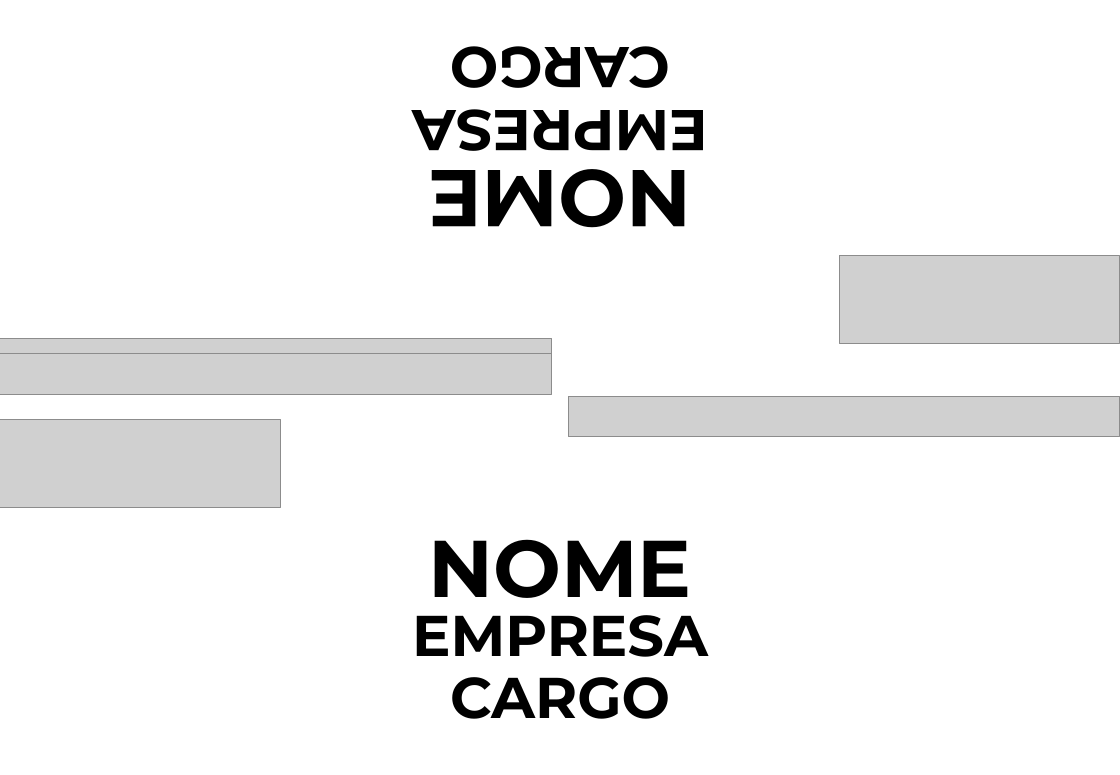
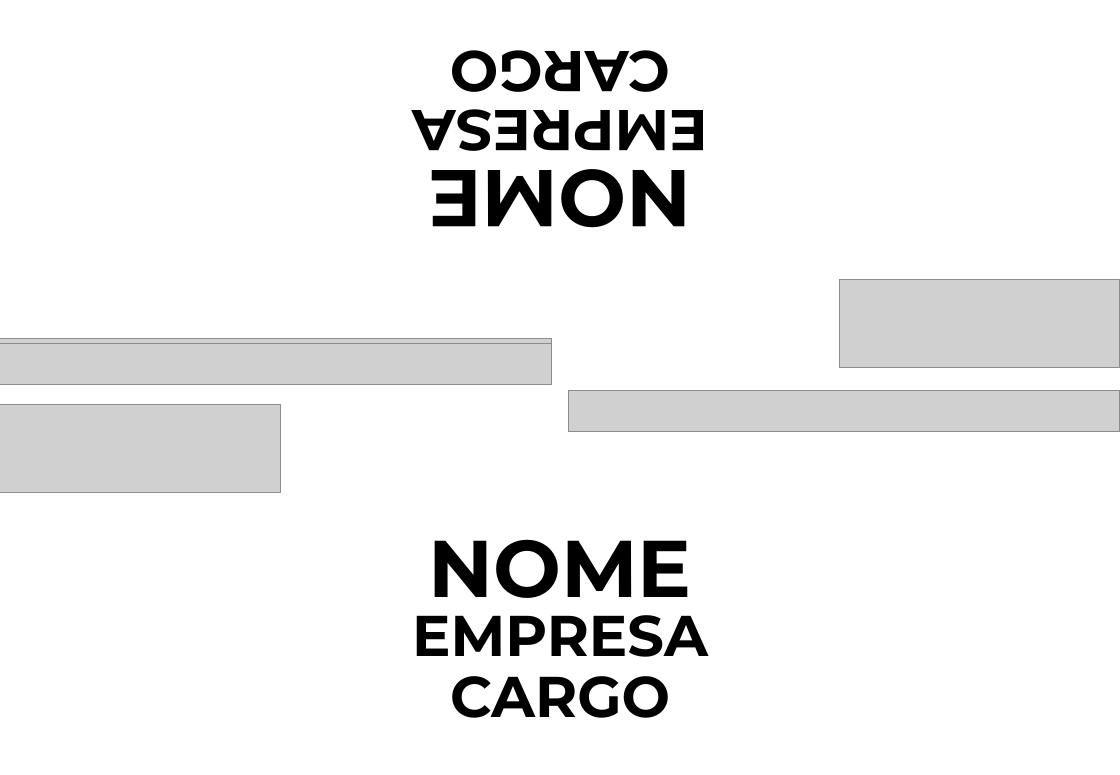
Before and after one commit to PavorZero/gerador-prismas, a slide deck: slide 1 of templates/30x10.5/cni.pptx. Drawn at 1120x775 pixels with LibreOffice and Linux fonts; fonts in the diff are those of the drawing; grey boxes stand for pictures. Boxes give left, top, right and bottom in pixels: in the first picture for what was removed or moved away, otherwise in the second. Text is boxed around its words. In the diff, an @@ line names an element or a change of style, - is before the commit and + after.

```diff
--- a/templates/30x10.5/cni.pptx
+++ b/templates/30x10.5/cni.pptx
@@ text "CARGO" rewrapped from (450, 46, 670, 88) to (450, 50, 670, 113) @@
@@ picture: place and size @@
-picture at (840, 255, 1120, 343)
+picture at (840, 279, 1120, 367)
@@ picture: place and size @@
-picture at (0, 354, 552, 394)
+picture at (0, 344, 552, 385)
@@ picture: place and size @@
-picture at (0, 420, 280, 508)
+picture at (0, 404, 280, 492)
@@ picture: place and size @@
-picture at (568, 396, 1120, 436)
+picture at (568, 391, 1120, 431)
```
Also in this commit, not shown: 4 other files.
